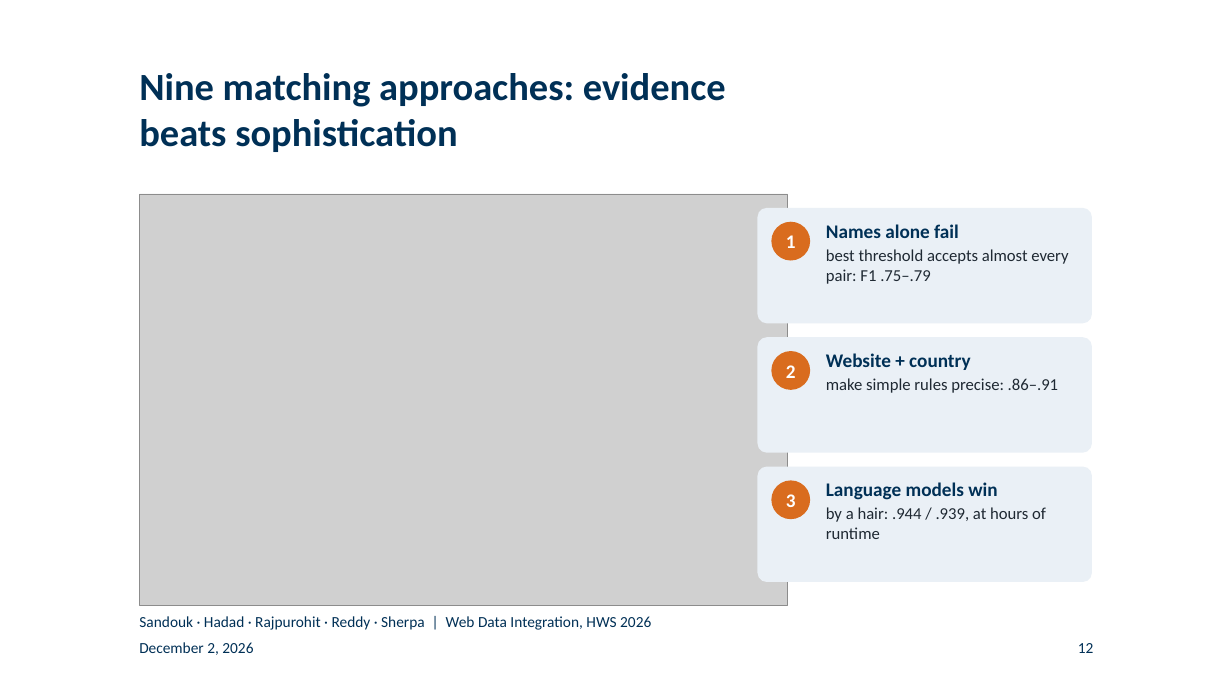
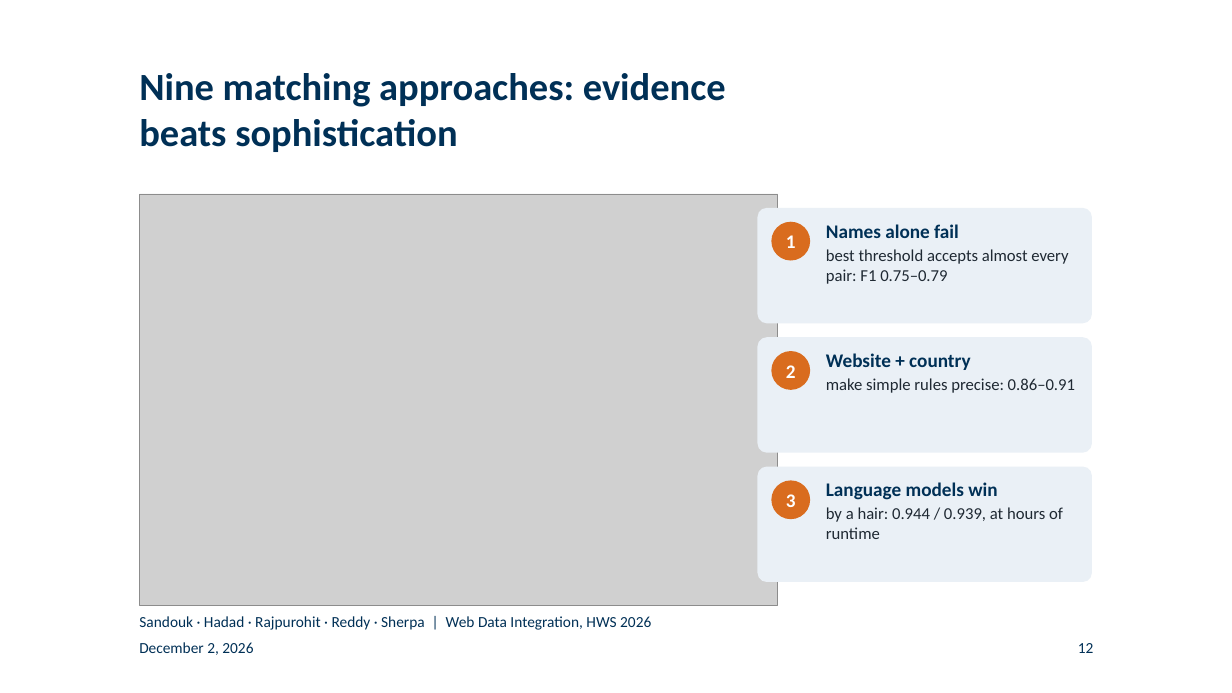
Before and after one commit to BlackSamuron0305/Web-Data-Integration-Project-HWS2026, a slide deck: slide 12 of submission/final-presentation/final_presentation.pptx. Drawn at 1232x693 pixels with LibreOffice and Linux fonts; fonts in the diff are those of the drawing; grey boxes stand for pictures; background and template pictures are left out. Boxes give left, top, right and bottom in pixels: in the first picture for what was removed or moved away, otherwise in the second. Text is boxed around its words. In the diff, an @@ line names an element or a change of style, - is before the commit and + after.

```diff
--- a/submission/final-presentation/final_presentation.pptx
+++ b/submission/final-presentation/final_presentation.pptx
@@ picture: place and size @@
-picture at box(139, 194, 788, 605)
+picture at box(139, 194, 778, 605)
@@ text at box(826, 249, 1068, 284): text changed @@
-best threshold accepts almost every pair: F1 .75–.79
+best threshold accepts almost every pair: F1 0.75–0.79
@@ text at box(826, 378, 1075, 393): text changed @@
-make simple rules precise: .86–.91
+make simple rules precise: 0.86–0.91
@@ text at box(826, 507, 1063, 539): text changed @@
-by a hair: .944 / .939, at hours of runtime
+by a hair: 0.944 / 0.939, at hours of runtime
```
Also in this commit, not shown: 8 other slides changed, 3 other files.
